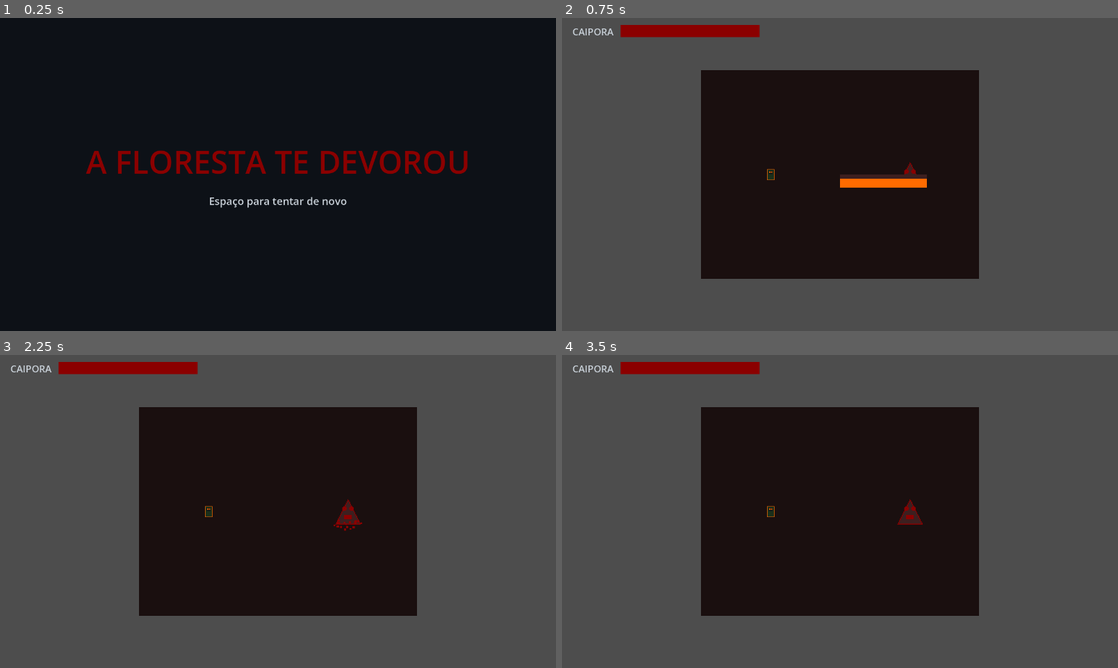
Above: before the commit, frames 1-4 (two rows, left to right).
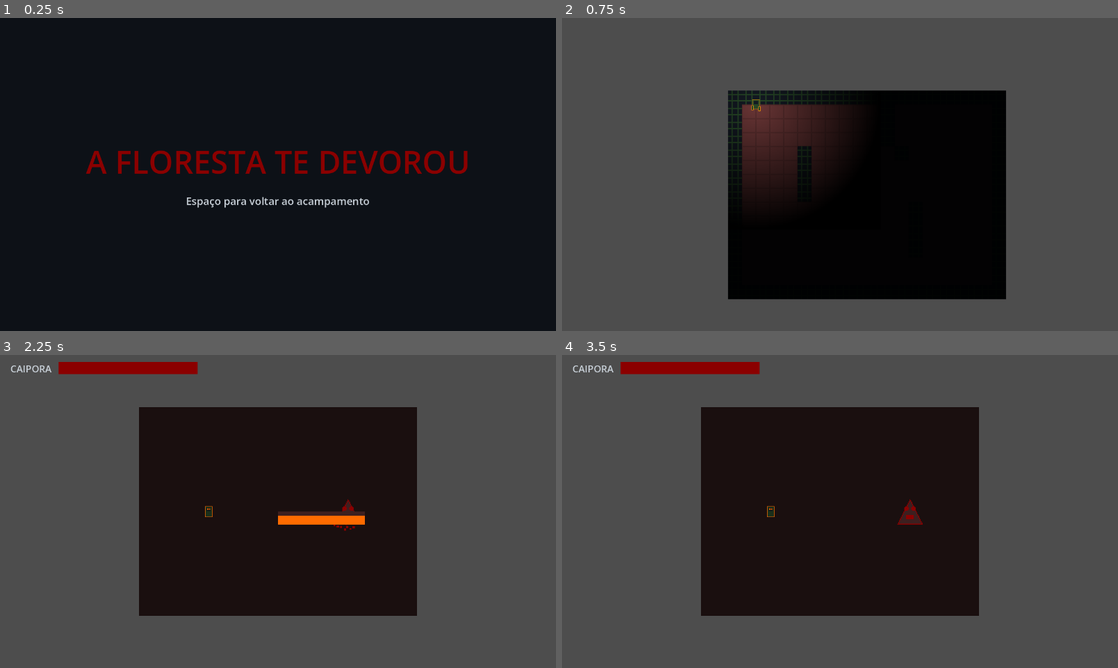
Above: after the commit, the same moments.

Repository: baltazarparra/darkgrid
Game: Godot game, scene res://scenes/ui/game_over.tscn
The game is run twice, just before and just after one commit, with the same random seed, the same clock (stepped at 60 frames per second) and the same inputs. This scene is started directly instead of the project's main scene.
Inputs (mouse positions are in pixels of both pictures, inside the frame that each line leads up to):
- Up to frame 1 (0.25 s): no input
- Up to frame 2 (0.75 s): tap Enter (ui_accept) at 0.5 s; move the mouse to (962, 158) at 0.52 s; hold Right (ui_right) from 0.53 s (still down); hold Enter (ui_accept) from 0.53 s (still down); click (962, 158) at 0.67 s
- Up to frame 3 (2.25 s): release Right (ui_right) at 1.25 s; release Enter (ui_accept) at 1.25 s; drag from (166, 527) to (250, 574) at 1.27 s; tap Enter (ui_accept) at 2 s; move the mouse to (333, 442) at 2.02 s; hold Right (ui_right) from 2.03 s (still down); hold Enter (ui_accept) from 2.03 s (still down); tap Alt at 2.1 s
- Up to frame 4 (3.5 s): release Right (ui_right) at 2.75 s; release Enter (ui_accept) at 2.75 s; drag from (812, 574) to (673, 464) at 2.77 s

The runs differ from the first frame. In frame 1, 0.5% of the frame differs, in the area x 33-67%, y 57-61%; in frame 2, 21%, in the area x 1-80%, y 2-90%; in frame 3, 0.6%; in frame 4, nothing differs.

Commit message:
fase-4-wave-5: win/game_over record run + return to hub
- EndScreen ganha @export won; _ready chama GameState.end_run(won) (uma vez por entrada)
- ui_accept volta ao Hub (não mais à exploração)
- win.tscn won=true, game_over.tscn won=false; hints 'voltar ao acampamento'

Co-Authored-By: Claude Opus 4.8 <noreply@anthropic.com>

Diff:
--- a/scenes/ui/game_over.tscn
+++ b/scenes/ui/game_over.tscn
@@ -4,6 +4,7 @@
 
 [node name="GameOverScreen" type="CanvasLayer"]
 script = ExtResource("1_end")
+won = false
 
 [node name="Background" type="ColorRect" parent="."]
 anchor_right = 1.0
@@ -30,5 +31,5 @@
 layout_mode = 2
 theme_override_colors/font_color = Color(0.788, 0.82, 0.851, 1)
 theme_override_font_sizes/font_size = 24
-text = "Espaço para tentar de novo"
+text = "Espaço para voltar ao acampamento"
 horizontal_alignment = 1
--- a/scenes/ui/win.tscn
+++ b/scenes/ui/win.tscn
@@ -4,6 +4,7 @@
 
 [node name="WinScreen" type="CanvasLayer"]
 script = ExtResource("1_end")
+won = true
 
 [node name="Background" type="ColorRect" parent="."]
 anchor_right = 1.0
@@ -30,5 +31,5 @@
 layout_mode = 2
 theme_override_colors/font_color = Color(0.788, 0.82, 0.851, 1)
 theme_override_font_sizes/font_size = 24
-text = "Espaço para continuar"
+text = "Espaço para voltar ao acampamento"
 horizontal_alignment = 1
--- a/scripts/ui/end_screen.gd
+++ b/scripts/ui/end_screen.gd
@@ -1,11 +1,16 @@
 class_name EndScreen
 extends CanvasLayer
 
-## Tela placeholder de fim de combate (WIN / GAME_OVER). Resolve o beco sem
-## saída da KI-004: o combate agora fecha o loop voltando à exploração.
-## Será substituída por menus completos + hub na Fase 4.
+## Tela de fim de combate (WIN / GAME_OVER). Registra o resultado da run e volta
+## ao Hub. Cada entrada é uma instância nova (change_scene_to_file), então o
+## _ready dispara end_run exatamente uma vez por entrada.
+
+@export var won: bool = false
+
+func _ready() -> void:
+	GameState.end_run(won)
 
 func _unhandled_input(event: InputEvent) -> void:
 	if event.is_action_pressed("ui_accept"):
 		get_viewport().set_input_as_handled()
-		GameState.change_screen(SignalBus.Screen.EXPLORATION)
+		GameState.change_screen(SignalBus.Screen.HUB)
